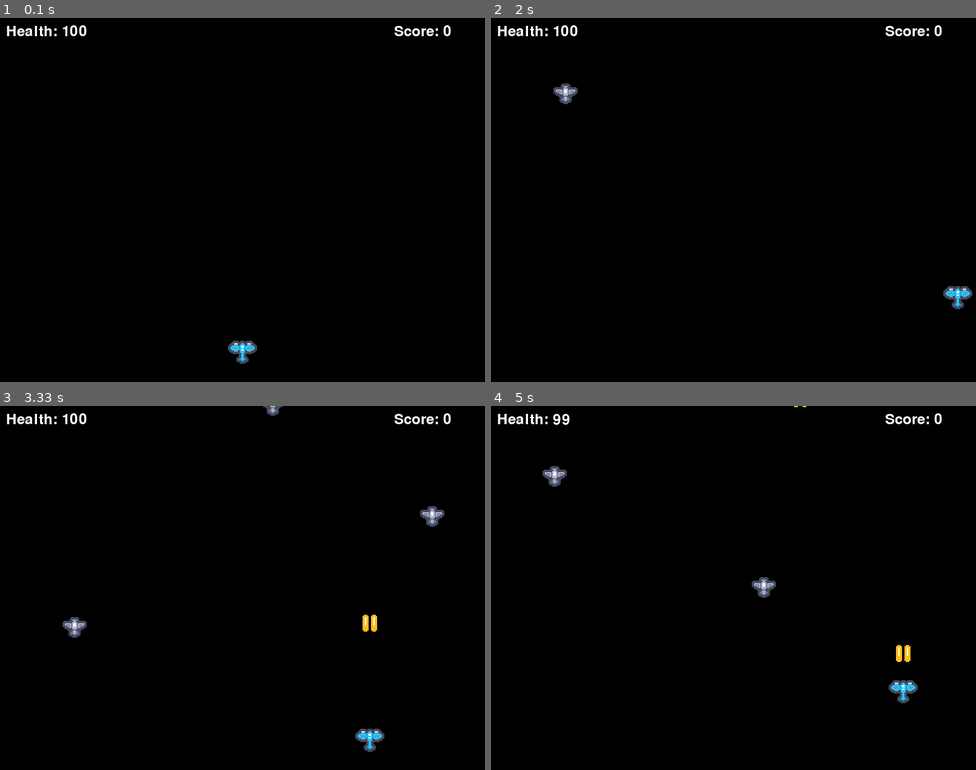
Above: before the commit, frames 1-4 (two rows, left to right).
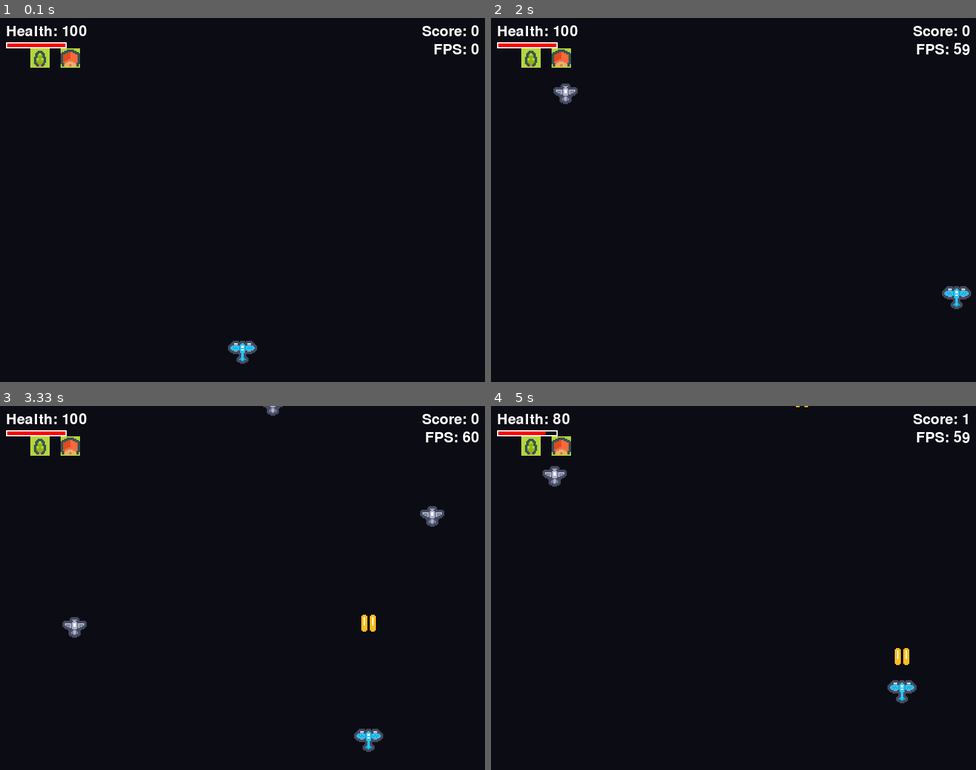
Above: after the commit, the same moments.

Repository: Aethelbrad/planes-pygame
Game: pygame game, started from main.py
The game is run twice, just before and just after one commit, with the same random seed, the same clock (stepped at 60 frames per second) and the same inputs.
Inputs:
- Up to frame 1 (0.1 s): no input
- Up to frame 2 (2 s): hold Space 0.33-0.8 s; hold Right 0.33-0.8 s; hold Right 0.83-1.3 s; hold Up 1.33-1.63 s; hold Right from 1.67 s (still down)
- Up to frame 3 (3.33 s): release Right at 2.13 s; hold Left 2.17-2.7 s; hold Down 2.73-3.03 s; tap Space at 3.07 s
- Up to frame 4 (5 s): hold Left 3.4-3.8 s; tap Space at 3.47, 3.77, 3.9, 4.3, 4.6, 4.97 s; hold Up 3.83-4.2 s; hold Right 4.23-4.87 s; hold Down from 4.9 s (still down)

The runs differ from the first frame. In frame 1, 1.1% of the frame differs, in the area x 1-99%, y 2-14%; in frame 2, 1.2%; in frame 3, 1.3%; in frame 4, 1.5%, in the area x 1-99%, y 0-82%.

Commit message:
good fixes. bad version control practice

Diff:
--- a/main.py
+++ b/main.py
@@ -1,102 +1,181 @@
-# TODO AssetManager class is doing too much. Refactor to separate concerns
-# FIXME Debug screen flickering issue
-# TODO Ensure all sprites are add to the same group for rendering
-# TODO Add a game over screen
-
 import pygame
 import sys
 import random
-
-SCREEN_WIDTH, SCREEN_HEIGHT = 800, 600  # Screen dimensions
-SCALE_FACTOR = 2  # Scale factor for images
-PLAYER_SPEED = 5  # px per frame
-BULLET_SPEED = 10  # px per frame
-ENEMY_SPEED = 3  # px per frame
-SHOOT_DELAY = 500  # ms
-ENEMY_SPAWN_DELAY = 1000  # ms
-BG_COLOR = (0, 0, 0)  # Black
-PLAYER_MAX_HEALTH = 100  # Player health
-PLAYER_IMAGE_PATH = "assets/sprites/player.png"
-BULLET_IMAGE_PATH = "assets/sprites/tile_0001.png"
-ENEMY_IMAGE_PATH = "assets/sprites/ship_0022.png"
-
-
+import os
+
+# -------------------
+# Constants
+# -------------------
+SCREEN_WIDTH, SCREEN_HEIGHT = 800, 600
+SCALE_FACTOR = 2
+PLAYER_SPEED = 5
+BULLET_SPEED = 10
+ENEMY_SPEED = 3
+SHOOT_DELAY = 500      # ms
+ENEMY_SPAWN_DELAY = 1000
+BG_COLOR = (12, 12, 20)
+WHITE = (255, 255, 255)
+RED = (255, 0, 0)
+PLAYER_MAX_HEALTH = 100
+PLAYER_COLLISION_DAMAGE = 20 # Damage taken when colliding with one enemy
+TILE_SIZE = 16
+
+# Safe Path Management
+BASE_DIR = os.path.dirname(os.path.abspath(__file__))
+ASSETS_DIR = os.path.join(BASE_DIR, "assets")
+SPRITES_DIR = os.path.join(ASSETS_DIR, "sprites")
+BACKGROUNDS_DIR = os.path.join(ASSETS_DIR, "backgrounds")
+
+PLAYER_IMAGE_PATH = os.path.join(SPRITES_DIR, "player.png")
+BULLET_IMAGE_PATH = os.path.join(SPRITES_DIR, "tile_0001.png")
+ENEMY_IMAGE_PATH = os.path.join(SPRITES_DIR, "ship_0022.png")
+TILESHEET_PATH = os.path.join(BACKGROUNDS_DIR, "tiles.png")
+
+
+# -------------------
+# Utility: Tile Extraction
+# -------------------
+def get_tile(sheet, x, y, tile_size=TILE_SIZE, scale_factor=SCALE_FACTOR, spacing=1, margin=0):
+    rect = pygame.Rect(
+        margin + x * (tile_size + spacing),
+        margin + y * (tile_size + spacing),
+        tile_size,
+        tile_size
+    )
+    tile = sheet.subsurface(rect).copy()
+    if scale_factor != 1:
+        tile = pygame.transform.scale(
+            tile,
+            (tile_size * scale_factor, tile_size * scale_factor)
+        )
+    return tile
+
+# -------------------
+# Asset Manager (images only) with graceful fallback
+# -------------------
 class AssetManager:
-    def __init__(self, screen, font):
-        self.screen = screen
-        self.font = font
+    def __init__(self):
         self.images = {}
 
-    def load_and_scale_image(self, name, path, scale_factor):
+    def load_and_scale_image(self, name, path, scale_factor, fallback_size=(16,16)):
+        # Calculate the target scaled dimensions based on fallback size
+        scaled_w = int(fallback_size[0] * scale_factor)
+        scaled_h = int(fallback_size[1] * scale_factor)
+
         try:
             image = pygame.image.load(path).convert_alpha()
-            width = int(image.get_width() * scale_factor)
-            height = int(image.get_height() * scale_factor)
-            scaled_image = pygame.transform.scale(image, (width, height))
-            self.images[name] = scaled_image
-        except pygame.error as e:
-            print(f"Error loading image: {path}. Error: {e}")
-            sys.exit(1)
+            # Overwrite scaled dimensions based on loaded image
+            scaled_w = int(image.get_width() * scale_factor)
+            scaled_h = int(image.get_height() * scale_factor)
+
+            self.images[name] = pygame.transform.scale(image, (scaled_w, scaled_h))
+        except Exception as e:
+            print(f"Warning: failed to load {path}: {e}. Using placeholder for '{name}'.")
+
+            # Use the calculated scaled dimensions for the placeholder
+            surf = pygame.Surface((scaled_w, scaled_h), pygame.SRCALPHA)
+            surf.fill((255, 0, 255, 255))  # bright placeholder so you can see it
+            pygame.draw.rect(surf, (0, 0, 0), surf.get_rect(), 2)
+            self.images[name] = surf
 
     def get_image(self, name):
         return self.images.get(name)
 
+# -------------------
+# HUD
+# -------------------
 class HUD:
-    def __init__(self, screen, font):
-        self.screen = screen
+    def __init__(self, font):
         self.font = font
 
-    def draw_health(self, player):
-        health_text = self.font.render(f"Health: {player.health}", True, (255, 255, 255))
-        self.screen.blit(health_text, (10, 10))
-
-    def draw_score(self, player):
-        score_text = self.font.render(f"Score: {player.score}", True, (255, 255, 255))
-        self.screen.blit(score_text, (SCREEN_WIDTH - 150, 10))
-
-
+    def draw(self, screen, player, clock):
+        # Health Text
+        health_text = self.font.render(f"Health: {player.health}", True, WHITE)
+        screen.blit(health_text, (10, 10))
+
+        # Score Text
+        score_text = self.font.render(f"Score: {player.score}", True, WHITE)
+        score_rect = score_text.get_rect(topright=(SCREEN_WIDTH - 10, 10))
+        screen.blit(score_text, score_rect)
+
+        # Framerate
+        fps = int(clock.get_fps())
+        fps_text = self.font.render(f"FPS: {fps}", True, WHITE)
+        fps_rect = fps_text.get_rect(topright=(SCREEN_WIDTH - 10, 40))
+        screen.blit(fps_text, fps_rect)
+
+        # Simple Health Bar (Optional)
+        bar_width = 100
+        bar_height = 10
+        fill = (player.health / PLAYER_MAX_HEALTH) * bar_width
+
+        outline_rect = pygame.Rect(10, 40, bar_width, bar_height)
+        fill_rect = pygame.Rect(10, 40, fill, bar_height)
+
+        pygame.draw.rect(screen, RED, fill_rect)
+        pygame.draw.rect(screen, WHITE, outline_rect, 2)
+
+
+# -------------------
+# Entities
+# -------------------
 class Player(pygame.sprite.Sprite):
     def __init__(self, asset_manager):
         super().__init__()
         self.image = asset_manager.get_image("player")
-        self.rect = self.image.get_rect(center=(SCREEN_WIDTH // 2, SCREEN_HEIGHT - 50))
+        self.pos = pygame.math.Vector2(SCREEN_WIDTH // 2, SCREEN_HEIGHT - 50) # Use a vector for position
+        self.rect = self.image.get_rect(center=self.pos)
         self.speed = PLAYER_SPEED
         self.health = PLAYER_MAX_HEALTH
         self.score = 0
 
-    def update(self):
-        keys = pygame.key.get_pressed()
-        if keys[pygame.K_LEFT] and self.rect.left > 0:
-            self.rect.x -= self.speed
-        if keys[pygame.K_RIGHT] and self.rect.right < SCREEN_WIDTH:
-            self.rect.x += self.speed
-        if keys[pygame.K_UP] and self.rect.top > 0:
-            self.rect.y -= self.speed
-        if keys[pygame.K_DOWN] and self.rect.bottom < SCREEN_HEIGHT:
-            self.rect.y += self.speed
+# accept keys and act; this is called directly (not via group.update())
+    def update(self, keys):
+        direction = pygame.math.Vector2(0, 0)
+        if keys[pygame.K_LEFT]:
+            direction.x -= 1
+        if keys[pygame.K_RIGHT]:
+            direction.x += 1
+        if keys[pygame.K_UP]:
+            direction.y -= 1
+        if keys[pygame.K_DOWN]:
+            direction.y += 1
+
+        # Normalize prevent diagonal speed boost
+        if direction.length() > 0:
+            direction.normalize_ip()
+
+        # Apply movement
+        self.pos += direction * self.speed
+        self.rect.center = self.pos # Update rect from vector pos
+
+        # Clamp to screen bounds
+        self.rect.clamp_ip(pygame.Rect(0, 0, SCREEN_WIDTH, SCREEN_HEIGHT))
+        self.pos.x, self.pos.y = self.rect.centerx, self.rect.centery # Update vec if clamped
+
+
 
     def take_damage(self, amount):
         self.health -= amount
-        if self.health <= 0:
+        if self.health < 0:
             self.health = 0
-            print("Game Over!")
+            # Game class will handle game over state
 
     def add_score(self, points):
         self.score += points
-
 
 class Enemy(pygame.sprite.Sprite):
     def __init__(self, asset_manager):
         super().__init__()
         self.image = asset_manager.get_image("enemy")
+        # Start above the screen
         self.rect = self.image.get_rect(center=(random.randint(50, SCREEN_WIDTH - 50), -50))
         self.speed = ENEMY_SPEED
 
     def update(self):
         self.rect.y += self.speed
         if self.rect.top > SCREEN_HEIGHT:
-            self.kill() # Remove enemy from group when off screen
-
+            self.kill() # Remove when off screen
 
 class Bullet(pygame.sprite.Sprite):
     def __init__(self, x, y, asset_manager):
@@ -108,97 +187,183 @@
     def update(self):
         self.rect.y -= self.speed
         if self.rect.bottom < 0:
-            self.kill()
-
+            self.kill() # Remove when off screen
+
+# -------------------
+# Input Handler
+# -------------------
 class EventHandler:
     def __init__(self, game):
         self.game = game
 
-    def handle_events(self):
+    def handle_input(self):
         for event in pygame.event.get():
             if event.type == pygame.QUIT:
                 self.game.running = False
 
-    def handle_shooting(self):
-        keys = pygame.key.get_pressed()
-        current_time = pygame.time.get_ticks()
-        if keys[pygame.K_SPACE] and current_time - self.game.last_shot_time > SHOOT_DELAY:
-            bullet = Bullet(self.game.player.rect.centerx, self.game.player.rect.top, self.game.asset_manager)
-            self.game.bullets.add(bullet)
-            self.game.all_sprites.add(bullet)
-            self.game.last_shot_time = current_time
-
-
+            # Allow quitting from game over state
+            if self.game.game_over and event.type == pygame.KEYDOWN:
+                 if event.key == pygame.K_RETURN:
+                    self.game.running = False # Or prompt for restart
+
+        # return the current keys state to caller
+        return pygame.key.get_pressed()
+
+# -------------------
+# Game
+# -------------------
 class Game:
     def __init__(self):
         pygame.init()
+        pygame.display.set_caption("Planes")
         self.screen = pygame.display.set_mode((SCREEN_WIDTH, SCREEN_HEIGHT))
-        pygame.display.set_caption("Planes")
         self.clock = pygame.time.Clock()
-        self.font = pygame.font.Font(None, 36)  # Default font, size 36
-
-        # Components
+        self.font = pygame.font.Font(None, 36)
+        self.big_font = pygame.font.Font(None, 72) # For game over screen
+
+        # Game State
+        self.running = True
+        self.game_over = False
+
+        # Assets
+        self.asset_manager = AssetManager()
+        self.asset_manager.load_and_scale_image("player", PLAYER_IMAGE_PATH, SCALE_FACTOR, fallback_size=(16,16))
+        self.asset_manager.load_and_scale_image("bullet", BULLET_IMAGE_PATH, SCALE_FACTOR, fallback_size=(8,8))
+        self.asset_manager.load_and_scale_image("enemy", ENEMY_IMAGE_PATH, SCALE_FACTOR, fallback_size=(16,16))
+
+        # Tilesheet optional (graceful fallback)
+        try:
+            sheet = pygame.image.load(TILESHEET_PATH).convert_alpha()
+            self.grass_tile = get_tile(sheet, 0, 4, spacing=1, margin=0)
+            self.dirt_tile = get_tile(sheet, 0, 6, spacing=1, margin=0)
+        except Exception as e:
+            print(f"Tilesheet not loaded ({TILESHEET_PATH}): {e}. Skipping tile drawing.")
+            self.grass_tile = None
+            self.dirt_tile = None
+
+        # Game systems
+        self.hud = HUD(self.font)
         self.event_handler = EventHandler(self)
-        self.hud = HUD(self.screen, self.font)
-
-
-        # Asset manager setup
-        self.asset_manager = AssetManager(self.screen, self.font)
-        self.asset_manager.load_and_scale_image("player", PLAYER_IMAGE_PATH, SCALE_FACTOR)
-        self.asset_manager.load_and_scale_image("bullet", BULLET_IMAGE_PATH, SCALE_FACTOR)
-        self.asset_manager.load_and_scale_image("enemy", ENEMY_IMAGE_PATH, SCALE_FACTOR)
-
-        # Game entities
+
+        # Entities & groups
         self.player = Player(self.asset_manager)
+
+        # Groups for rendering, updating, and colliding (all_sprites is for rendering/updating and subgroups are for collisions)
         self.all_sprites = pygame.sprite.Group(self.player)
         self.bullets = pygame.sprite.Group()
         self.enemies = pygame.sprite.Group()
+
+        # Timers
         self.last_shot_time = 0
         self.last_enemy_spawn_time = 0
-        self.running = True
-
+
+    # --- Simulation ---
     def spawn_enemy(self):
         current_time = pygame.time.get_ticks()
         if current_time - self.last_enemy_spawn_time > ENEMY_SPAWN_DELAY:
             enemy = Enemy(self.asset_manager)
+            # Add to both groups for rendering and collision
             self.enemies.add(enemy)
             self.all_sprites.add(enemy)
             self.last_enemy_spawn_time = current_time
 
     def handle_collisions(self):
-        bullet_enemy_collisions = pygame.sprite.groupcollide(self.bullets, self.enemies, True, True)
-        if bullet_enemy_collisions:
-            self.player.add_score(len(bullet_enemy_collisions))
-
-        player_collisions = pygame.sprite.spritecollide(self.player, self.enemies, True)
-        if player_collisions:
-            self.player.take_damage(len(player_collisions))
-
-    def update(self):
-        self.player.update()
+        # Bullet vs. Enemy
+        bullet_enemy = pygame.sprite.groupcollide(self.bullets, self.enemies, True, True)
+        if bullet_enemy:
+            # Sum up hits to update score
+            hits = sum(len(v) for v in bullet_enemy.values())
+            self.player.add_score(hits)
+
+        # Player vs. Enemy
+        player_hit = pygame.sprite.spritecollide(self.player, self.enemies, True)
+        if player_hit:
+            # Apply damage for each enemy hit
+            damage = len(player_hit) * PLAYER_COLLISION_DAMAGE
+            self.player.take_damage(damage)
+
+    def handle_shooting(self):
+        current_time = pygame.time.get_ticks()
+        if current_time - self.last_shot_time > SHOOT_DELAY:
+            bullet = Bullet(self.player.rect.centerx, self.player.rect.top, self.asset_manager)
+            self.bullets.add(bullet)
+            self.all_sprites.add(bullet)
+            self.last_shot_time = current_time
+
+    def update(self, keys):
+        if self.game_over:
+            return
+
+        # --- Handle Player Input ---
+        self.player.update(keys)
+        if keys[pygame.K_SPACE]:
+            self.handle_shooting()
+
+        # --- Update Entities --- TODO: all_sprites.update()?
+        self.enemies.update()
         self.bullets.update()
-        self.enemies.update()
-        self.event_handler.handle_events()
+
+        # --- Spawn Enemies & Handle Collisions ---
         self.spawn_enemy()
         self.handle_collisions()
 
+        # --- Check Game Over ---
+        if self.player.health <= 0:
+            self.game_over = True
+            print("Game Over!")
+
+    # --- Rendering --- shouuld i change the name of draw to render?
     def draw(self):
         self.screen.fill(BG_COLOR)
+
+        # optional tiles (for debug/demo)
+        if self.grass_tile:
+            self.screen.blit(self.grass_tile, (50, 50))
+        if self.dirt_tile:
+            self.screen.blit(self.dirt_tile, (100, 50))
+
+        # draw sprites
         self.all_sprites.draw(self.screen)
-        self.hud.draw_health(self.player)
-        self.hud.draw_score(self.player)
+
+        # Draw HUD (always visible)
+        self.hud.draw(self.screen, self.player, self.clock)
+
+        # Draw Game Over Screen
+        if self.game_over:
+            # Darken the screen slightly
+            s = pygame.Surface((SCREEN_WIDTH, SCREEN_HEIGHT), pygame.SRCALPHA)
+            s.fill((0, 0, 0, 180))
+            self.screen.blit(s, (0, 0))
+
+            game_over_text = self.big_font.render("GAME OVER", True, RED)
+            score_text = self.font.render(f"Final Score: {self.player.score}", True, WHITE)
+            quit_text = self.font.render("Press ENTER to Quit", True, WHITE)
+
+            go_rect = game_over_text.get_rect(center=(SCREEN_WIDTH // 2, SCREEN_HEIGHT // 2 - 50))
+            score_rect = score_text.get_rect(center=(SCREEN_WIDTH // 2, SCREEN_HEIGHT // 2 + 20))
+            quit_rect = quit_text.get_rect(center=(SCREEN_WIDTH // 2, SCREEN_HEIGHT // 2 + 70))
+
+            self.screen.blit(game_over_text, go_rect)
+            self.screen.blit(score_text, score_rect)
+            self.screen.blit(quit_text, quit_rect)
+
         pygame.display.flip()
 
+    # --- Game Loop ---
     def run(self):
         while self.running:
-            self.event_handler.handle_shooting()
-            self.update()
+            keys = self.event_handler.handle_input()
+
+            self.update(keys)
             self.draw()
+
             self.clock.tick(60)
 
         pygame.quit()
         sys.exit()
 
+# -------------------
+# Main
+# -------------------
 if __name__ == "__main__":
-    game = Game()
-    game.run()
+    Game().run()
Not shown, changed: .gitignore
Not shown, removed: scrap.md
